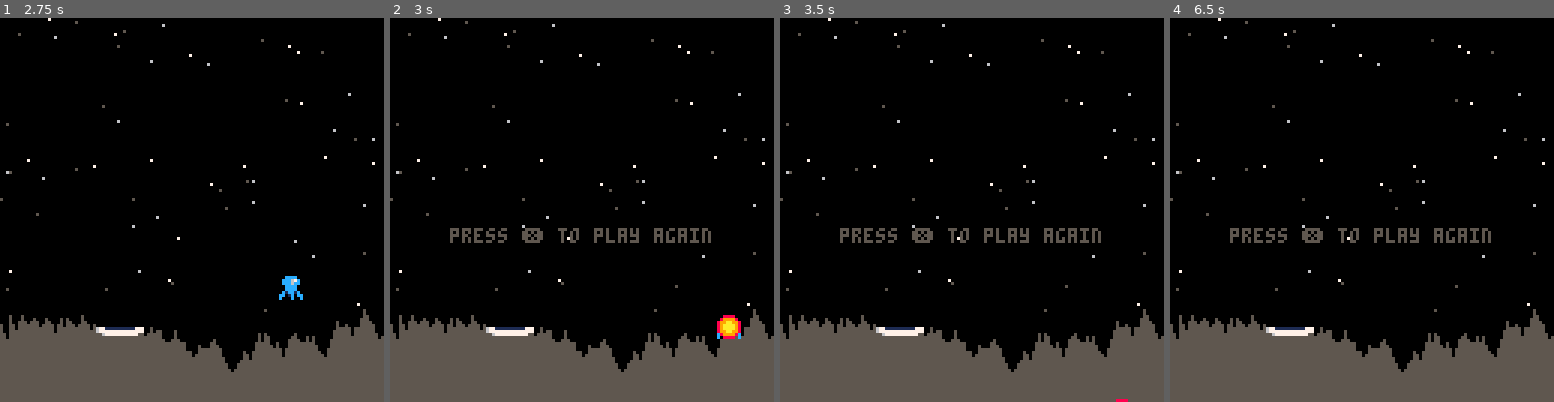
Above: before the commit, frames 1-4 (left to right).
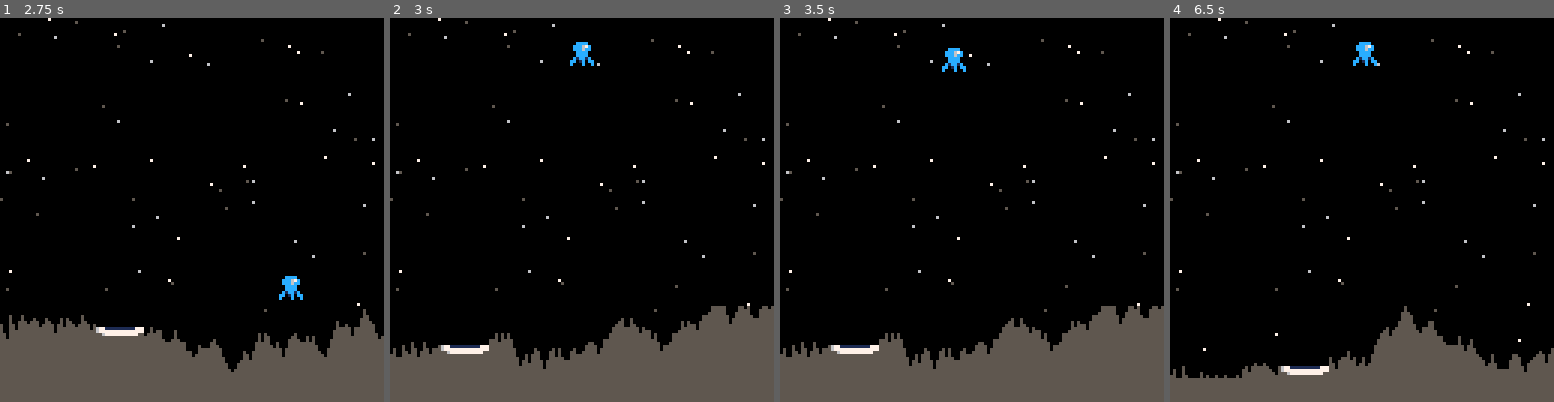
Above: after the commit, the same moments.

Repository: telefunken/pico-8
Game: PICO-8 cartridge lander.p8
Two runs of this game, one before a commit and one after it. Both use one fixed random seed, a clock stepped at 60 frames per second and the inputs below.
Inputs:
- Up to frame 1 (2.75 s): tap X (X key) at 0.33, 1.07, 1.85 s; hold Right 1.6-2.1 s; hold Up 2.15-2.42 s; hold Right from 2.47 s (still down)
- Up to frame 2 (3 s): keep holding Right; tap X (X key) at 2.97 s
- Up to frame 3 (3.5 s): release Right at 3.03 s; hold Left from 3.08 s (still down)
- Up to frame 4 (6.5 s): release Left at 3.58 s; hold Right 4.02-4.68 s; tap X (X key) at 4.08, 5.2, 6.32 s; hold Up 4.73-5.03 s; hold Left 5.08-5.68 s; hold Right from 6.08 s (still down)

Frame 1 is identical in both runs. In frame 2, 7.0% of the frame differs, in the area x 0-100%, y 6-93%; in frame 3, 6.8%; in frame 4, 9.8%, in the area x 0-100%, y 6-94%.

Commit message:
bugfix: handle game_over

Diff:
--- a/lander.p8
+++ b/lander.p8
@@ -10,7 +10,7 @@
 end
 
 function _update()
- if (not gave_over) then
+ if (not game_over) then
   move_player()
   check_land()
  else
@@ -173,10 +171,10 @@
 __gfx__
 0000000000cccc006771111111111777000000000088880000000000000000000000000000000000000000000000000000000000000000000000000000000000
 000000000ccc67c06777777777777777000000000899998000000000000000000000000000000000000000000000000000000000000000000000000000000000
-007007000ccc6cc0006777777777770000000000899aa99800000000000000000000000000000000000000000000000000000000000000000000000000000000
-0007700000cccc000000000000000000000c600089aaaa9800000000000000000000000000000000000000000000000000000000000000000000000000000000
-0007700000cccc00000000000000000000cc600089aaaa9800000000000000000000000000000000000000000000000000000000000000000000000000000000
-007007000c1cc1c000000000000000000ccc6000899aa99800000000000000000000000000000000000000000000000000000000000000000000000000000000
+007007000ccc6cc0006777777777770000009000899aa99800000000000000000000000000000000000000000000000000000000000000000000000000000000
+0007700000cccc000000000000000000000a600089aaaa9800000000000000000000000000000000000000000000000000000000000000000000000000000000
+0007700000cccc00000000000000000000aa600089aaaa9800000000000000000000000000000000000000000000000000000000000000000000000000000000
+007007000c1cc1c000000000000000000aaa6000899aa99800000000000000000000000000000000000000000000000000000000000000000000000000000000
 00000000cc01c0cc0000000000000000000060000899998000000000000000000000000000000000000000000000000000000000000000000000000000000000
 00000000c000c00c0000000000000000000060000088880000000000000000000000000000000000000000000000000000000000000000000000000000000000
 
